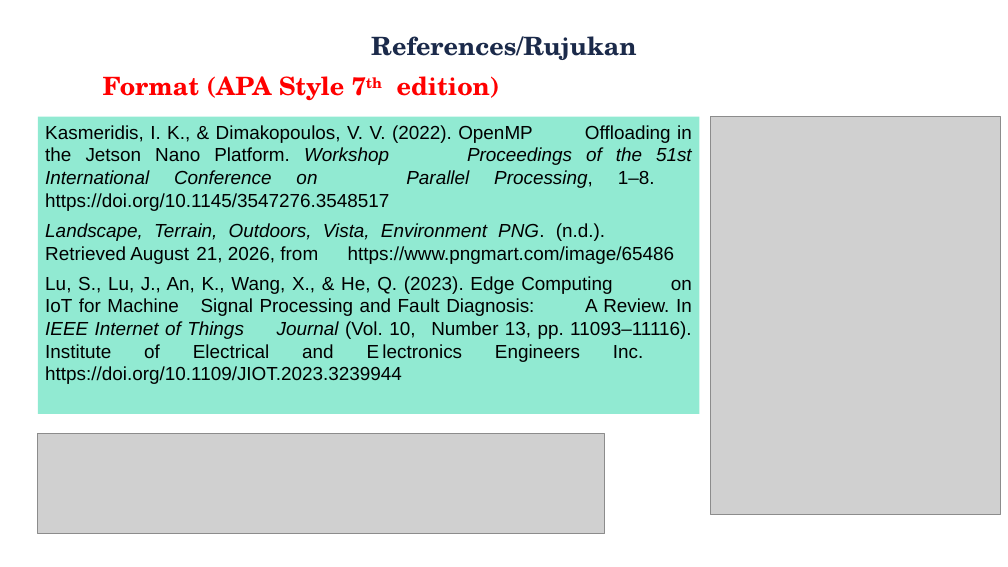
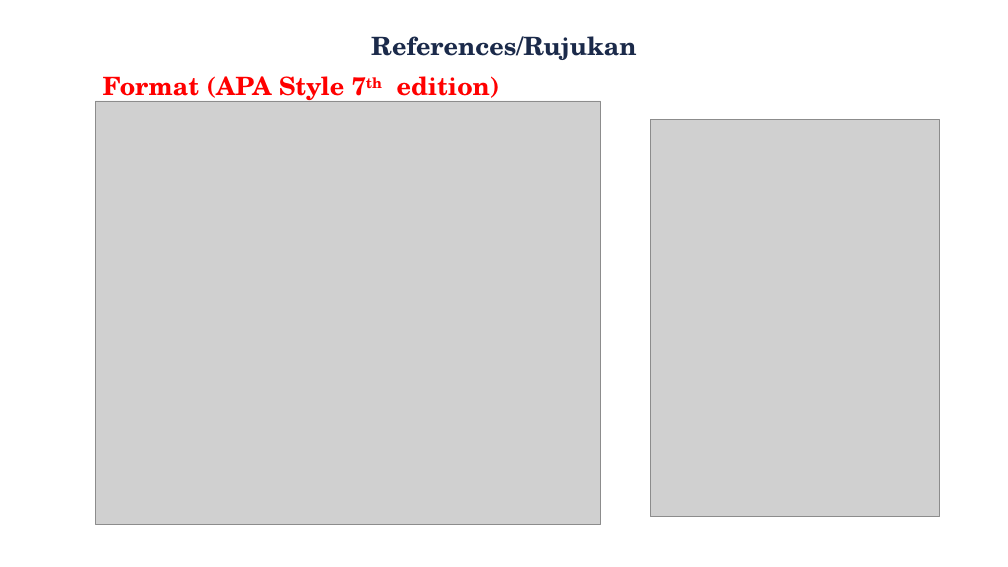
Before and after one commit to cikdet/KVreportformat, a slide deck: slide 19 of KV_PTA_KVSegamat_Sept2026_edit.pptx (slide 22 before the commit). Drawn at 1008x567 pixels with LibreOffice and Linux fonts; fonts in the diff are those of the drawing; grey boxes stand for pictures; background and template pictures are left out. Boxes give left, top, right and bottom in pixels: in the first picture for what was removed or moved away, otherwise in the second. Text is boxed around its words. In the diff, an @@ line names an element or a change of style, - is before the commit and + after.

```diff
--- a/KV_PTA_KVSegamat_Sept2026_edit.pptx
+++ b/KV_PTA_KVSegamat_Sept2026_edit.pptx
@@ rectangle removed at (x1=38, y1=116, x2=699, y2=414) @@
-Kasmeridis, I. K., & Dimakopoulos, V. V. (2022). OpenMP Offloading in the Jetson Nano Platform. Workshop Proceedings of the 51st International Conference on Parallel Processing, 1–8. https://doi.org/10.1145/3547276.3548517
-Landscape, Terrain, Outdoors, Vista, Environment PNG. (n.d.). Retrieved August 21, 2026, from https://www.pngmart.com/image/65486
-Lu, S., Lu, J., An, K., Wang, X., & He, Q. (2023). Edge Computing on IoT for Machine Signal Processing and Fault Diagnosis: A Review. In IEEE Internet of Things Journal (Vol. 10, Number 13, pp. 11093–11116). Institute of Electrical and E lectronics Engineers Inc. https://doi.org/10.1109/JIOT.2023.3239944
@@ picture added at (x1=96, y1=101, x2=601, y2=525) @@
@@ picture moved from (x1=711, y1=116, x2=1000, y2=514) to (x1=650, y1=119, x2=940, y2=517) @@
@@ picture removed at (x1=38, y1=434, x2=605, y2=534) @@
```
Also in this commit, not shown: 5 other slides changed, 1 slide added, 3 slides removed, 3 other files.
